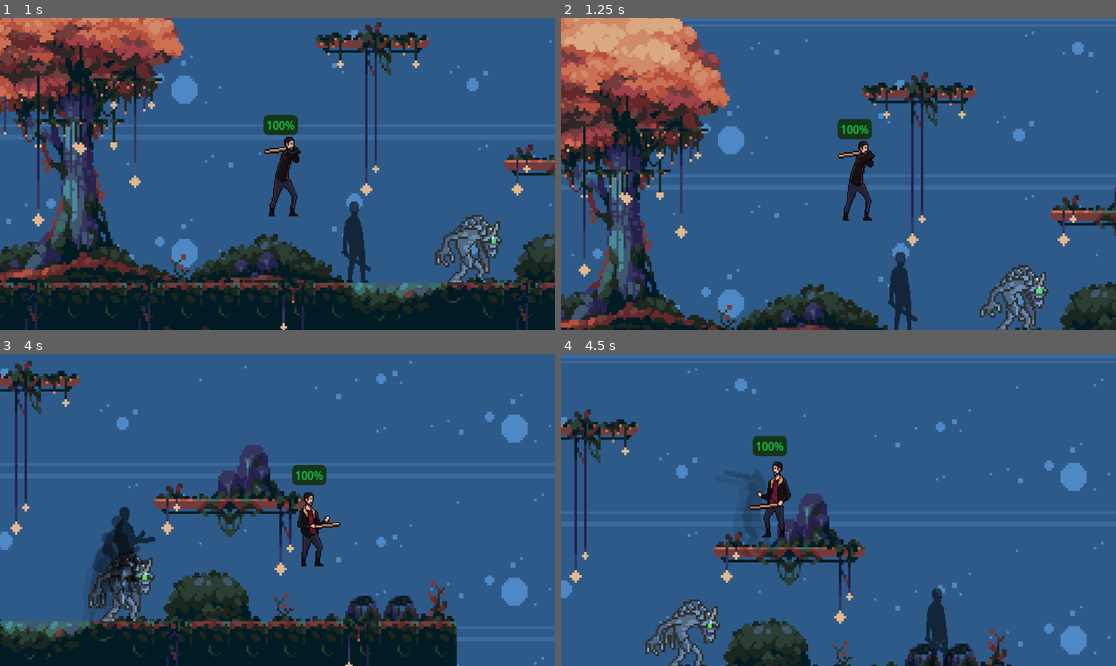
Above: before the commit, frames 1-4 (two rows, left to right).
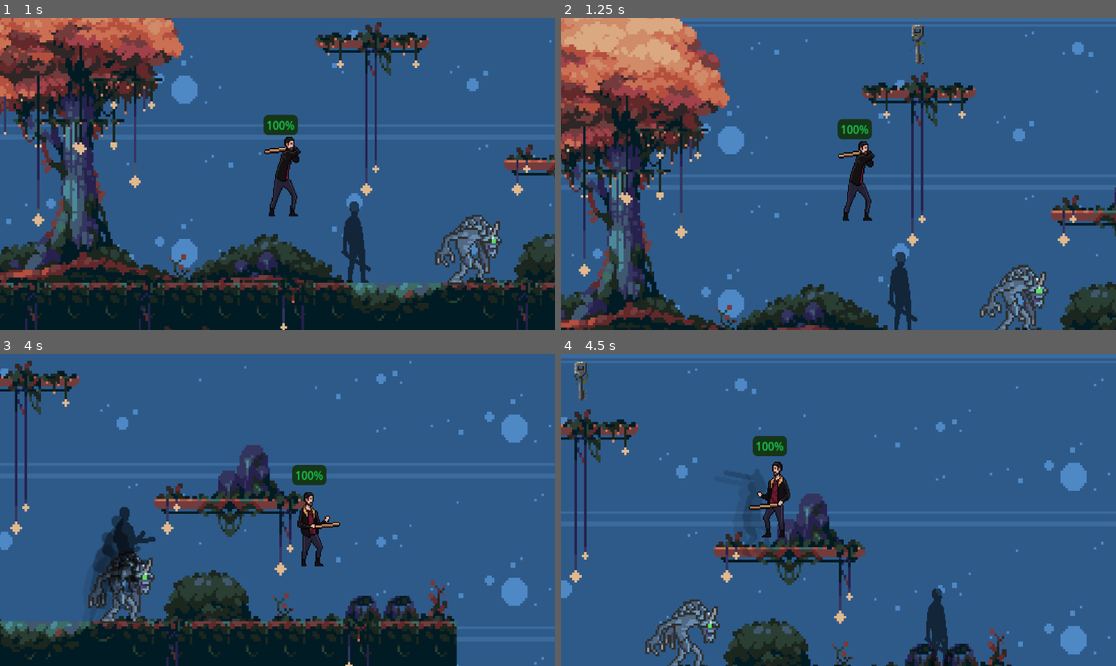
Above: after the commit, the same moments.

Repository: trevor-chi/What-Follows
Game: Godot game, scene res://scenes/Main.tscn
Two runs of this game, one before a commit and one after it. Both use one fixed random seed, a clock stepped at 60 frames per second and the inputs below.
Inputs (mouse positions are in pixels of both pictures, inside the frame that each line leads up to):
- Up to frame 1 (1 s): move the mouse to (399, 158) at 0.52 s; hold D (move_right) from 0.53 s (still down); click (399, 158) at 0.6 s; tap W (jump) at 0.77 s
- Up to frame 2 (1.25 s): keep holding D (move_right)
- Up to frame 3 (4 s): move the mouse to (166, 525) at 1.27 s; tap Space (swap_sprites) at 1.35, 2.85 s; tap W (jump) at 1.52, 3.02, 3.77 s; move the mouse to (333, 441) at 2.02 s; release D (move_right) at 2.03 s; hold A (move_left) 2.03-2.78 s; click (333, 441) at 2.1 s; move the mouse to (249, 572) at 2.77 s; hold D (move_right) from 2.78 s (still down); move the mouse to (444, 556) at 3.52 s; click (444, 556) at 3.6 s
- Up to frame 4 (4.5 s): move the mouse to (672, 463) at 4.27 s; release D (move_right) at 4.28 s; hold A (move_left) from 4.28 s (still down); tap Space (swap_sprites) at 4.35 s

Frame 1 is identical in both runs. In frame 2, 0.2% of the frame differs, in the area x 62-66%, y 0-15%; in frame 3, 0.1%; in frame 4, 0.2%, in the area x 2-42%, y 2-59%.

Commit message:
added key assets and created new key scene, implemented pickup logic. Fixed bugs.

Diff:
--- /dev/null
+++ b/scenes/Key.tscn
@@ -0,0 +1,220 @@
+[gd_scene format=3 uid="uid://c0iy8cr4ylma4"]
+
+[ext_resource type="Script" uid="uid://cgw1jmald2lgk" path="res://scripts/key.gd" id="1_aruhq"]
+[ext_resource type="Texture2D" uid="uid://djwmdyvb8ywj7" path="res://assets/Pixel Art Key Pack - Animated/Key 8/Key 8 - CURSE - Spritesheet.png" id="1_px33k"]
+
+[sub_resource type="AtlasTexture" id="AtlasTexture_aruhq"]
+atlas = ExtResource("1_px33k")
+region = Rect2(0, 0, 21, 47)
+
+[sub_resource type="AtlasTexture" id="AtlasTexture_mxmed"]
+atlas = ExtResource("1_px33k")
+region = Rect2(21, 0, 21, 47)
+
+[sub_resource type="AtlasTexture" id="AtlasTexture_03m3r"]
+atlas = ExtResource("1_px33k")
+region = Rect2(42, 0, 21, 47)
+
+[sub_resource type="AtlasTexture" id="AtlasTexture_kxh1p"]
+atlas = ExtResource("1_px33k")
+region = Rect2(63, 0, 21, 47)
+
+[sub_resource type="AtlasTexture" id="AtlasTexture_r2qov"]
+atlas = ExtResource("1_px33k")
+region = Rect2(84, 0, 21, 47)
+
+[sub_resource type="AtlasTexture" id="AtlasTexture_sf65m"]
+atlas = ExtResource("1_px33k")
+region = Rect2(105, 0, 21, 47)
+
+[sub_resource type="AtlasTexture" id="AtlasTexture_iw63h"]
+atlas = ExtResource("1_px33k")
+region = Rect2(126, 0, 21, 47)
+
+[sub_resource type="AtlasTexture" id="AtlasTexture_gtq2i"]
+atlas = ExtResource("1_px33k")
+region = Rect2(147, 0, 21, 47)
+
+[sub_resource type="AtlasTexture" id="AtlasTexture_lqcyg"]
+atlas = ExtResource("1_px33k")
+region = Rect2(168, 0, 21, 47)
+
+[sub_resource type="AtlasTexture" id="AtlasTexture_x0ehg"]
+atlas = ExtResource("1_px33k")
+region = Rect2(189, 0, 21, 47)
+
+[sub_resource type="AtlasTexture" id="AtlasTexture_ln7xu"]
+atlas = ExtResource("1_px33k")
+region = Rect2(210, 0, 21, 47)
+
+[sub_resource type="AtlasTexture" id="AtlasTexture_j442c"]
+atlas = ExtResource("1_px33k")
+region = Rect2(231, 0, 21, 47)
+
+[sub_resource type="AtlasTexture" id="AtlasTexture_e0gw0"]
+atlas = ExtResource("1_px33k")
+region = Rect2(252, 0, 21, 47)
+
+[sub_resource type="AtlasTexture" id="AtlasTexture_31res"]
+atlas = ExtResource("1_px33k")
+region = Rect2(273, 0, 21, 47)
+
+[sub_resource type="AtlasTexture" id="AtlasTexture_h0kaa"]
+atlas = ExtResource("1_px33k")
+region = Rect2(294, 0, 21, 47)
+
+[sub_resource type="AtlasTexture" id="AtlasTexture_7qd1t"]
+atlas = ExtResource("1_px33k")
+region = Rect2(315, 0, 21, 47)
+
+[sub_resource type="AtlasTexture" id="AtlasTexture_evbxe"]
+atlas = ExtResource("1_px33k")
+region = Rect2(336, 0, 21, 47)
+
+[sub_resource type="AtlasTexture" id="AtlasTexture_hxdeu"]
+atlas = ExtResource("1_px33k")
+region = Rect2(357, 0, 21, 47)
+
+[sub_resource type="AtlasTexture" id="AtlasTexture_o5clh"]
+atlas = ExtResource("1_px33k")
+region = Rect2(378, 0, 21, 47)
+
+[sub_resource type="AtlasTexture" id="AtlasTexture_8q4nn"]
+atlas = ExtResource("1_px33k")
+region = Rect2(399, 0, 21, 47)
+
+[sub_resource type="AtlasTexture" id="AtlasTexture_pwg7e"]
+atlas = ExtResource("1_px33k")
+region = Rect2(420, 0, 21, 47)
+
+[sub_resource type="AtlasTexture" id="AtlasTexture_ob3fm"]
+atlas = ExtResource("1_px33k")
+region = Rect2(441, 0, 21, 47)
+
+[sub_resource type="AtlasTexture" id="AtlasTexture_y8gyi"]
+atlas = ExtResource("1_px33k")
+region = Rect2(462, 0, 21, 47)
+
+[sub_resource type="AtlasTexture" id="AtlasTexture_ke3kc"]
+atlas = ExtResource("1_px33k")
+region = Rect2(483, 0, 21, 47)
+
+[sub_resource type="AtlasTexture" id="AtlasTexture_l33ga"]
+atlas = ExtResource("1_px33k")
+region = Rect2(504, 0, 21, 47)
+
+[sub_resource type="AtlasTexture" id="AtlasTexture_vc6xr"]
+atlas = ExtResource("1_px33k")
+region = Rect2(525, 0, 21, 47)
+
+[sub_resource type="AtlasTexture" id="AtlasTexture_7j171"]
+atlas = ExtResource("1_px33k")
+region = Rect2(546, 0, 21, 47)
+
+[sub_resource type="SpriteFrames" id="SpriteFrames_ppb1s"]
+animations = [{
+"frames": [{
+"duration": 1.0,
+"texture": SubResource("AtlasTexture_aruhq")
+}, {
+"duration": 1.0,
+"texture": SubResource("AtlasTexture_mxmed")
+}, {
+"duration": 1.0,
+"texture": SubResource("AtlasTexture_03m3r")
+}, {
+"duration": 1.0,
+"texture": SubResource("AtlasTexture_kxh1p")
+}, {
+"duration": 1.0,
+"texture": SubResource("AtlasTexture_r2qov")
+}, {
+"duration": 1.0,
+"texture": SubResource("AtlasTexture_sf65m")
+}, {
+"duration": 1.0,
+"texture": SubResource("AtlasTexture_iw63h")
+}, {
+"duration": 1.0,
+"texture": SubResource("AtlasTexture_gtq2i")
+}, {
+"duration": 1.0,
+"texture": SubResource("AtlasTexture_lqcyg")
+}, {
+"duration": 1.0,
+"texture": SubResource("AtlasTexture_x0ehg")
+}, {
+"duration": 1.0,
+"texture": SubResource("AtlasTexture_ln7xu")
+}, {
+"duration": 1.0,
+"texture": SubResource("AtlasTexture_j442c")
+}, {
+"duration": 1.0,
+"texture": SubResource("AtlasTexture_e0gw0")
+}, {
+"duration": 1.0,
+"texture": SubResource("AtlasTexture_31res")
+}, {
+"duration": 1.0,
+"texture": SubResource("AtlasTexture_h0kaa")
+}, {
+"duration": 1.0,
+"texture": SubResource("AtlasTexture_7qd1t")
+}, {
+"duration": 1.0,
+"texture": SubResource("AtlasTexture_evbxe")
+}, {
+"duration": 1.0,
+"texture": SubResource("AtlasTexture_hxdeu")
+}, {
+"duration": 1.0,
+"texture": SubResource("AtlasTexture_o5clh")
+}, {
+"duration": 1.0,
+"texture": SubResource("AtlasTexture_8q4nn")
+}, {
+"duration": 1.0,
+"texture": SubResource("AtlasTexture_pwg7e")
+}, {
+"duration": 1.0,
+"texture": SubResource("AtlasTexture_ob3fm")
+}, {
+"duration": 1.0,
+"texture": SubResource("AtlasTexture_y8gyi")
+}, {
+"duration": 1.0,
+"texture": SubResource("AtlasTexture_ke3kc")
+}, {
+"duration": 1.0,
+"texture": SubResource("AtlasTexture_l33ga")
+}, {
+"duration": 1.0,
+"texture": SubResource("AtlasTexture_vc6xr")
+}, {
+"duration": 1.0,
+"texture": SubResource("AtlasTexture_7j171")
+}],
+"loop": true,
+"name": &"Idle",
+"speed": 17.0
+}]
+
+[sub_resource type="RectangleShape2D" id="RectangleShape2D_px33k"]
+size = Vector2(8, 26.5)
+
+[node name="Key" type="Area2D" unique_id=717407269]
+script = ExtResource("1_aruhq")
+
+[node name="Key" type="AnimatedSprite2D" parent="." unique_id=1632622157]
+texture_filter = 1
+position = Vector2(1, -5)
+scale = Vector2(2, 2)
+sprite_frames = SubResource("SpriteFrames_ppb1s")
+animation = &"Idle"
+frame_progress = 0.44239637
+
+[node name="CollisionShape2D" type="CollisionShape2D" parent="." unique_id=2049147304]
+position = Vector2(-1, 14.5)
+scale = Vector2(2, 2)
+shape = SubResource("RectangleShape2D_px33k")
--- a/scenes/Main.tscn
+++ b/scenes/Main.tscn
@@ -6,6 +6,7 @@
 [ext_resource type="Texture2D" uid="uid://cfhuyqc3qygpv" path="res://assets/tileMapAssets/background_0.png" id="3_0bbpv"]
 [ext_resource type="PackedScene" uid="uid://c3xnrs0g6w8bx" path="res://scenes/Shadow.tscn" id="4_rarhs"]
 [ext_resource type="PackedScene" uid="uid://v8pjtnmfc34k" path="res://scenes/Enemy.tscn" id="6_c01mt"]
+[ext_resource type="PackedScene" uid="uid://c0iy8cr4ylma4" path="res://scenes/Key.tscn" id="7_nxtc6"]
 
 [sub_resource type="TileSetAtlasSource" id="TileSetAtlasSource_0bbpv"]
 texture = ExtResource("2_rvslj")
@@ -333,3 +334,8 @@
 
 [node name="Enemy" parent="." unique_id=530289679 instance=ExtResource("6_c01mt")]
 position = Vector2(791.4286, 358.4862)
+
+[node name="Key" parent="." unique_id=717407269 instance=ExtResource("7_nxtc6")]
+position = Vector2(643.5715, 37.63115)
+collision_layer = 512
+collision_mask = 4
--- a/scripts/enemy.gd
+++ b/scripts/enemy.gd
@@ -13,7 +13,6 @@
 @onready var detection_area: Area2D = $DetectionRange
 @onready var attack_area: Area2D = $AttackArea
 @onready var attack_shape: CollisionShape2D = $AttackArea/CollisionShape2D
-@onready var body_shape: CollisionShape2D = $CollisionShape2D
 
 var target_player: CharacterBody2D = null
 var player_in_range := false
@@ -22,6 +21,7 @@
 var is_attacking := false
 var attack_cooldown_timer := 0.0
 var facing_dir := 1 # 1 right, -1 left
+var death_settled := false
 
 func _ready() -> void:
 	health = max_health
@@ -43,14 +43,23 @@
 	if attack_cooldown_timer > 0.0:
 		attack_cooldown_timer -= delta
 
-	# Gravity so enemy follows dips/slopes.
+	if is_dead:
+		# Keep floor collision active so corpse does not fall through.
+		if not death_settled:
+			if not is_on_floor():
+				velocity.y += gravity * delta
+			else:
+				velocity = Vector2.ZERO
+				death_settled = true
+		else:
+			velocity = Vector2.ZERO
+
+		move_and_slide()
+		return
+
+	# Normal gravity while alive.
 	if not is_on_floor():
 		velocity.y += gravity * delta
-
-	if is_dead:
-		velocity.x = 0.0
-		move_and_slide()
-		return
 
 	if _target_is_dead_or_invalid():
 		_clear_target_and_stop()
@@ -137,14 +146,14 @@
 	is_attacking = false
 	target_player = null
 	player_in_range = false
-	velocity = Vector2.ZERO
+	death_settled = is_on_floor()
+
+	velocity.x = 0.0
+	if death_settled:
+		velocity.y = 0.0
 
 	detection_area.monitoring = false
 	attack_area.monitoring = false
-
-	collision_layer = 0
-	collision_mask = 0
-	body_shape.disabled = true
 
 	anim.play("Death")
 
--- /dev/null
+++ b/scripts/key.gd
@@ -0,0 +1,36 @@
+extends Area2D
+
+@export var key_id: String = "gold_key"
+@export var follow_offset: Vector2 = Vector2(18, -20)
+@export var follow_lerp_speed: float = 3.0 # lower = looser follow
+
+@onready var sprite: AnimatedSprite2D = $Key
+@onready var shape: CollisionShape2D = $CollisionShape2D
+
+var holder: CharacterBody2D = null
+var collected: bool = false
+
+func _ready() -> void:
+	body_entered.connect(_on_body_entered)
+	sprite.play("Idle")
+
+func _process(delta: float) -> void:
+	if collected and is_instance_valid(holder):
+		var target_pos := holder.global_position + follow_offset
+		var t := clampf(follow_lerp_speed * delta, 0.0, 1.0)
+		global_position = global_position.lerp(target_pos, t)
+
+func _on_body_entered(body: Node) -> void:
+	if collected:
+		return
+	if body.is_in_group("player"):
+		holder = body as CharacterBody2D
+		collected = true
+
+		# Prevent re-pickup/collision, but keep key visible.
+		monitoring = false
+		shape.set_deferred("disabled", true)
+
+		# Add to player inventory.
+		if holder.has_method("add_key"):
+			holder.add_key(key_id)
--- a/scripts/player/playerMovement.gd
+++ b/scripts/player/playerMovement.gd
@@ -37,6 +37,9 @@
 var attack_step := 0 # 0 = none, 1..3 = combo hit
 var queued_next_attack := false
 var hit_targets_this_swing: Dictionary = {}
+
+# store key ids
+var keys: Array[String] = []
 
 func _ready() -> void:
 	anim.play("Idle")
@@ -247,3 +250,7 @@
 func _on_attack_area_body_entered(_body: Node) -> void:
 	# No immediate damage; damage is applied when attack animation finishes.
 	pass
+
+func add_key(id: String) -> void:
+	if not keys.has(id):
+		keys.append(id)
Binary file added: assets/Pixel Art Key Pack - Animated/Key 1/Key 1 - BRONZE -.png
Binary file added: assets/Pixel Art Key Pack - Animated/Key 1/Key 1 - GOLD - .png
Binary file added: assets/Pixel Art Key Pack - Animated/Key 1/Key 1 - GREY -.png
Binary file added: assets/Pixel Art Key Pack - Animated/Key 1/Key 1 - SILVER -.png
Binary file added: assets/Pixel Art Key Pack - Animated/Key 10/Key 10 - BRONZE -.png
Binary file added: assets/Pixel Art Key Pack - Animated/Key 10/Key 10 - GOLD -.png
Binary file added: assets/Pixel Art Key Pack - Animated/Key 10/Key 10 - GREY -.png
Binary file added: assets/Pixel Art Key Pack - Animated/Key 10/Key 10 - SILVER -.png
Binary file added: assets/Pixel Art Key Pack - Animated/Key 11/BRONZE/Key 11 - BRONZE - frame0000.png
Binary file added: assets/Pixel Art Key Pack - Animated/Key 11/BRONZE/Key 11 - BRONZE - frame0001.png
Binary file added: assets/Pixel Art Key Pack - Animated/Key 11/BRONZE/Key 11 - BRONZE - frame0002.png
Binary file added: assets/Pixel Art Key Pack - Animated/Key 11/BRONZE/Key 11 - BRONZE - frame0003.png
(and 890 more such lines)
